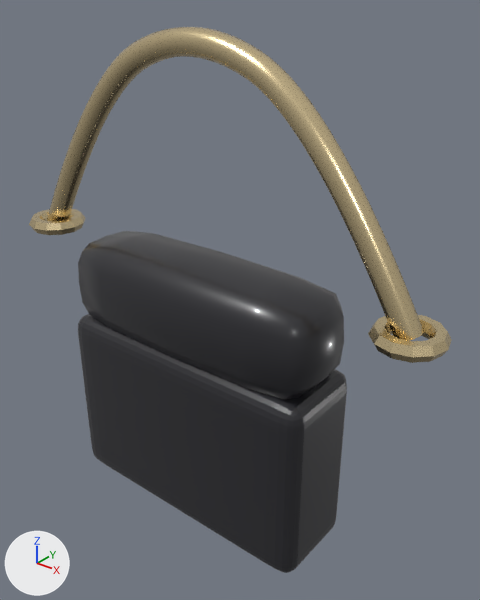
The glTF model assets/garments/bag.glb, before and after one commit.
Camera for both pictures: a 50 mm camera at (0.201, -0.22, 0.217) aimed at (0.008, 0.021, 0.067). The axes (+X, +Y, +Z) are drawn at lower left. The lights are the same throughout. The older version comes first. Where no turn or scale is listed for an object, it has been applied to the vertices. Vertices at exactly the same position are counted once.
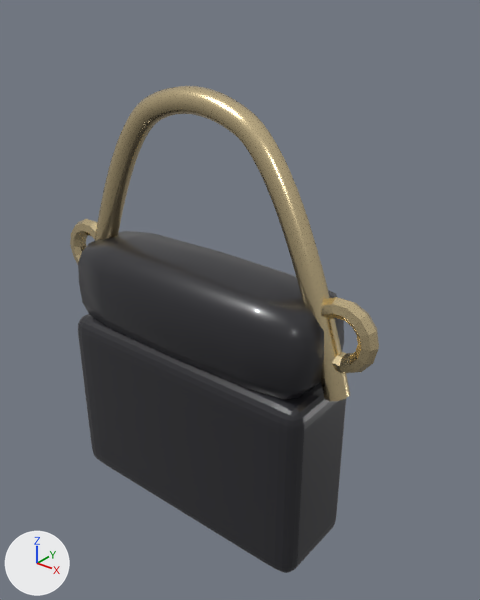
What changed in the scene script:
```text
Change me_handle:
    used by ob_handle; location = (0.0, 0.0, 0.0)
    remove me_handle.from_pydata(...)  # 480 vertices, 940 faces; spans x -0.115..0.115, y -0.006..0.006, z 0.087..0.198
    add me_handle.from_pydata(...)  # 480 vertices, 940 faces; spans x -0.085..0.085, y -0.006..0.006, z 0.048..0.174
    me_handle part 1: 480 of 480 vertices moved; they spanned x -0.115..0.115, y -0.006..0.006, z 0.087..0.198 and now span x -0.085..0.085, y -0.006..0.006, z 0.048..0.174; mean shift (0.0, 0.0, -0.026)
Change me_torus_002:
    used by ob_torus_002; location = (0.11, 0.0, 0.09)
    remove me_torus_002.from_pydata(...)  # 72 vertices, 144 faces; spans x -0.016..0.016, y -0.016..0.016, z -0.0035..0.0035
    add me_torus_002.from_pydata(...)  # 98 vertices, 196 faces; spans x -0.0175..0.0175, y -0.0171..0.0171, z -0.0044..0.0044
    me_torus_002 part 2: 72 vertices removed from x -0.016..0.016, y -0.016..0.016, z -0.0035..0.0035; 98 vertices added at x -0.0175..0.0175, y -0.0171..0.0171, z -0.0044..0.0044
Change ob_torus_001:
    ob_torus_001.location: (-0.11, 0.0, 0.09) -> (-0.08, 0.0, 0.08)
    ob_torus_001.rotation_euler: (0.0, 0.0, 0.0) -> (1.571, 0.0, 0.0)  # degrees (0, 0, 0) -> degrees (90, 0, 0)
Change ob_torus_002:
    ob_torus_002.location: (0.11, 0.0, 0.09) -> (0.08, 0.0, 0.08)
    ob_torus_002.rotation_euler: (0.0, 0.0, 0.0) -> (1.571, 0.0, 0.0)  # degrees (0, 0, 0) -> degrees (90, 0, 0)
```

Pixel boxes [x1, y1, x2, y2] of what changed, in the pictures (480 x 600 px):
'handle', reshaped (32% narrower)
    before: [47, 27, 424, 341]
    after: [95, 86, 350, 401]
'Torus.002', reshaped, moved, turned
    before: [368, 315, 452, 363]
    after: [321, 297, 379, 373]
'Torus.001', moved, turned
    before: [29, 209, 85, 235]
    after: [70, 219, 98, 264]
